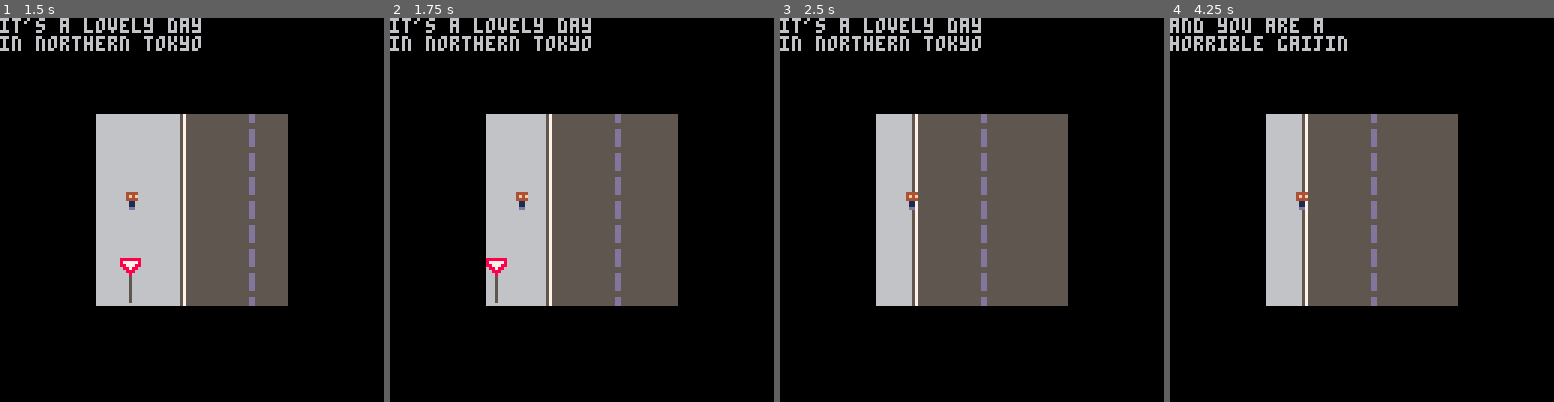
Above: before the commit, frames 1-4 (left to right).
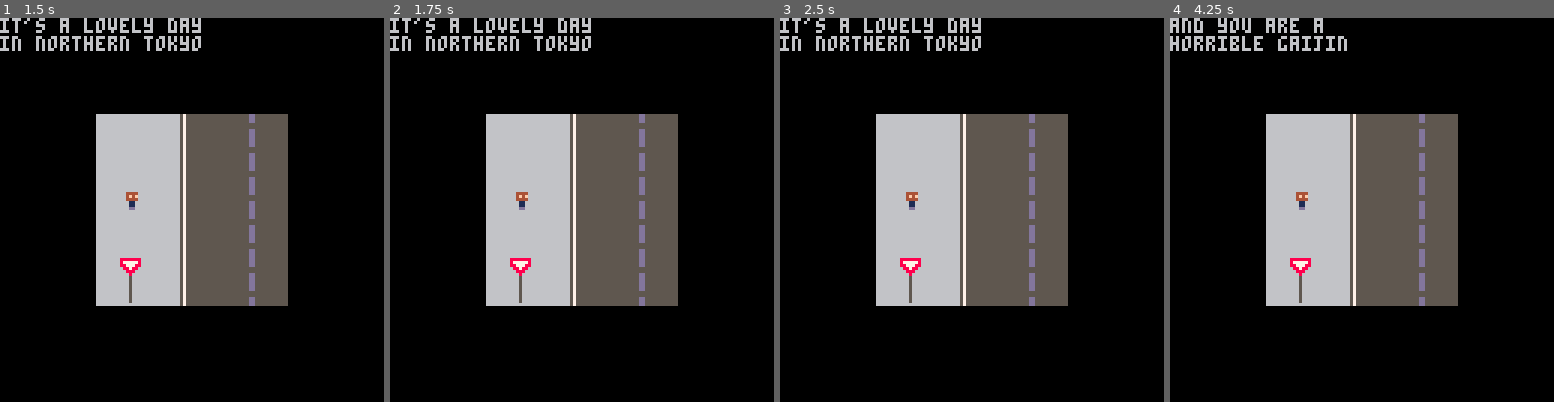
Above: after the commit, the same moments.

Repository: shantiii/nirami
Game: PICO-8 cartridge nirami.p8
Two runs of this game, one before a commit and one after it. Both use one fixed random seed, a clock stepped at 60 frames per second and the inputs below.
Inputs:
- Up to frame 1 (1.5 s): no input
- Up to frame 2 (1.75 s): hold Right from 1.6 s (still down)
- Up to frame 3 (2.5 s): release Right at 2.1 s; hold Up 2.15-2.42 s; hold Right from 2.47 s (still down)
- Up to frame 4 (4.25 s): release Right at 3.03 s; hold Left 3.08-3.58 s; hold Down 3.63-3.97 s; hold Right from 4.02 s (still down)

Frame 1 is identical in both runs. In frame 2, 5.2% of the frame differs, in the area x 25-67%, y 25-75%; in frame 3, 7.9%, in the area x 31-67%, y 25-75%; in frame 4, 7.9%.

Commit message:
state machinez

Diff:
--- a/nirami.p8
+++ b/nirami.p8
@@ -5,8 +5,13 @@
 #include dialog.lua
 
 -- utils
+function to_screen(x) return x*8+24 end
 
-function to_screen(x) return x*8+24 end
+-- the scene state machine
+
+function sce_init()
+ sce_state = 0 -- 0: dialog, 1: world
+end
 
 -- the camera offset
 
@@ -23,10 +28,26 @@
 end
 
 function cam_update()
- if btnp(0) and cam_x > 0 then cam_x -= 1 end --left
- if btnp(1) and cam_x < 2 then cam_x += 1 end --right
- if btnp(2) and cam_y > 0 then cam_y -= 1 end --up
- if btnp(3) and cam_y < 3 then cam_y += 1 end --down
+ if btnp(0) then --left
+  if cam_x > 0 and pla_x < 2 then cam_x -= 1
+  else if pla_x > 1 then pla_x -= 1 end
+  end
+ end
+ if btnp(1) then --right
+  if cam_x < 2 and pla_x > 6 then cam_x += 1
+  else if pla_x < 8 then pla_x += 1 end
+  end
+ end
+ if btnp(2) then --up
+  if cam_y > 0 and pla_y < 2 then cam_y -= 1
+  else if pla_y > 1 then pla_y -= 1 end
+  end
+ end
+ if btnp(3) then --down
+  if cam_y < 3 and pla_y > 6 then cam_y += 1
+   else if pla_y < 8 then pla_y += 1 end
+  end
+ end
 end
 
 function pla_draw()
@@ -61,6 +82,7 @@
 end
 
 function _init()
+ sce_init()
  pla_init()
  cam_init()
  map_init()
@@ -73,7 +95,11 @@
 end
 
 function _update()
- cam_update()
+ if (sce_state == 1) then
+  -- we are in the world scene
+  cam_update()
+ end
+
  if btnp(0)
  then
  dia_update(dialog_state, true)
@@ -85,7 +111,9 @@
  cls()
  map_draw()
  pla_draw()
- dia_render(dialog_state)
+ if (sce_state == 0) then
+  dia_render(dialog_state)
+ end
 end
 
 -->8
